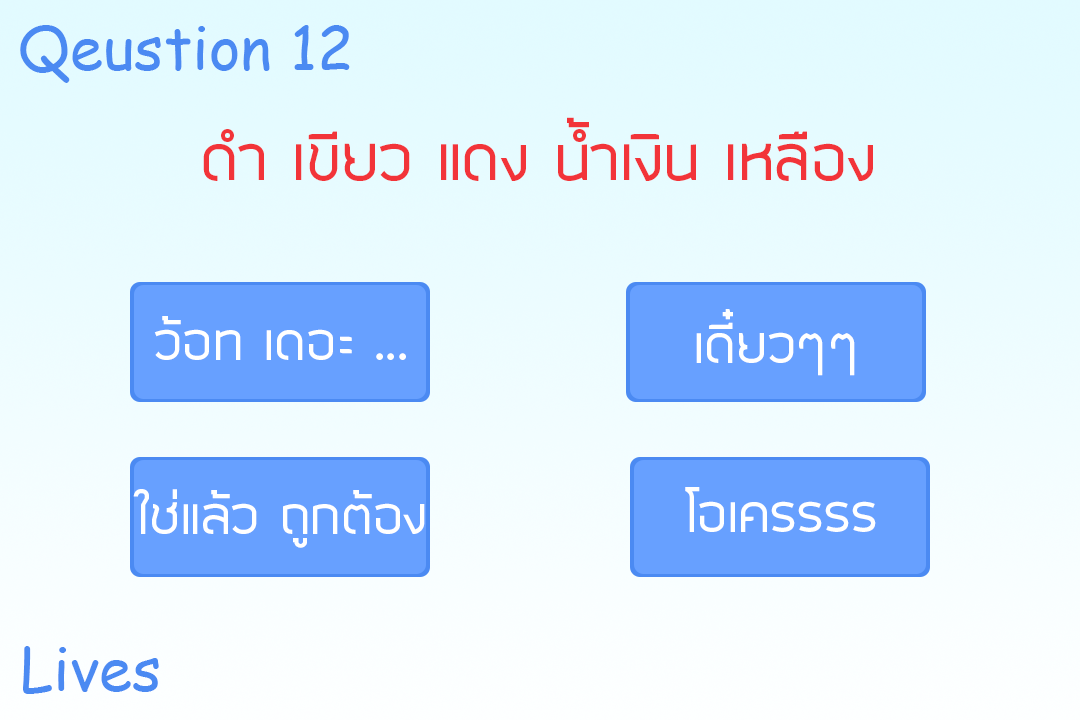
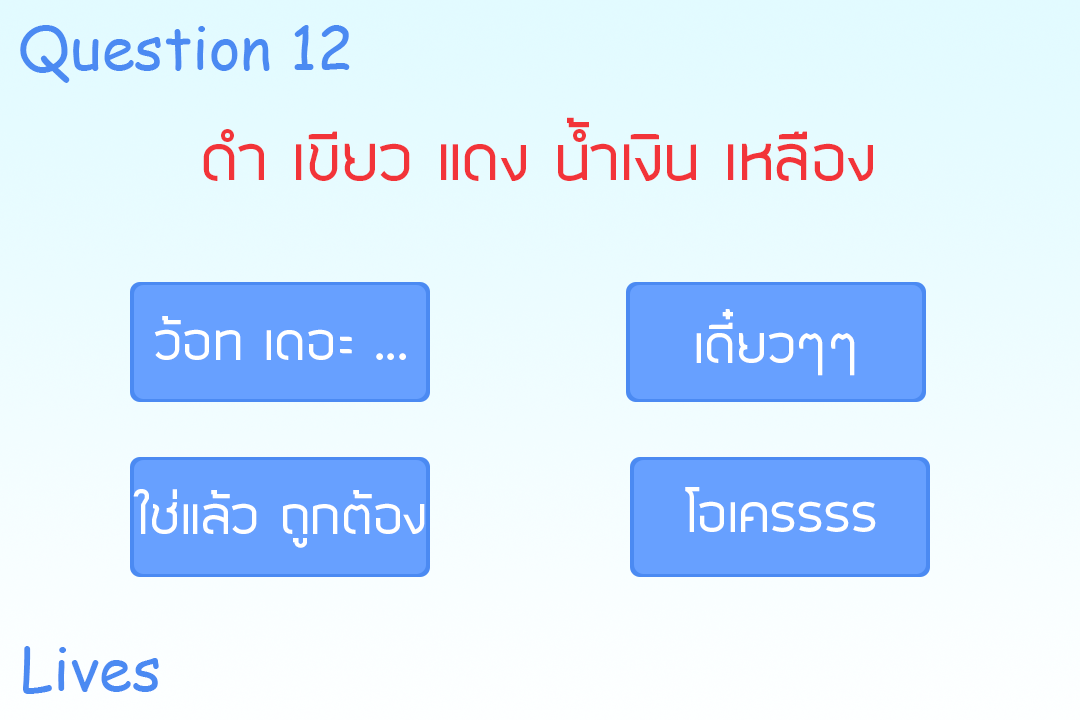
Two versions of the same layered image (1080 × 720). Layer-by-layer changes:
renamed "Qeustion 12" to "Question 12", painted on it over [72, 39, 134, 71]
